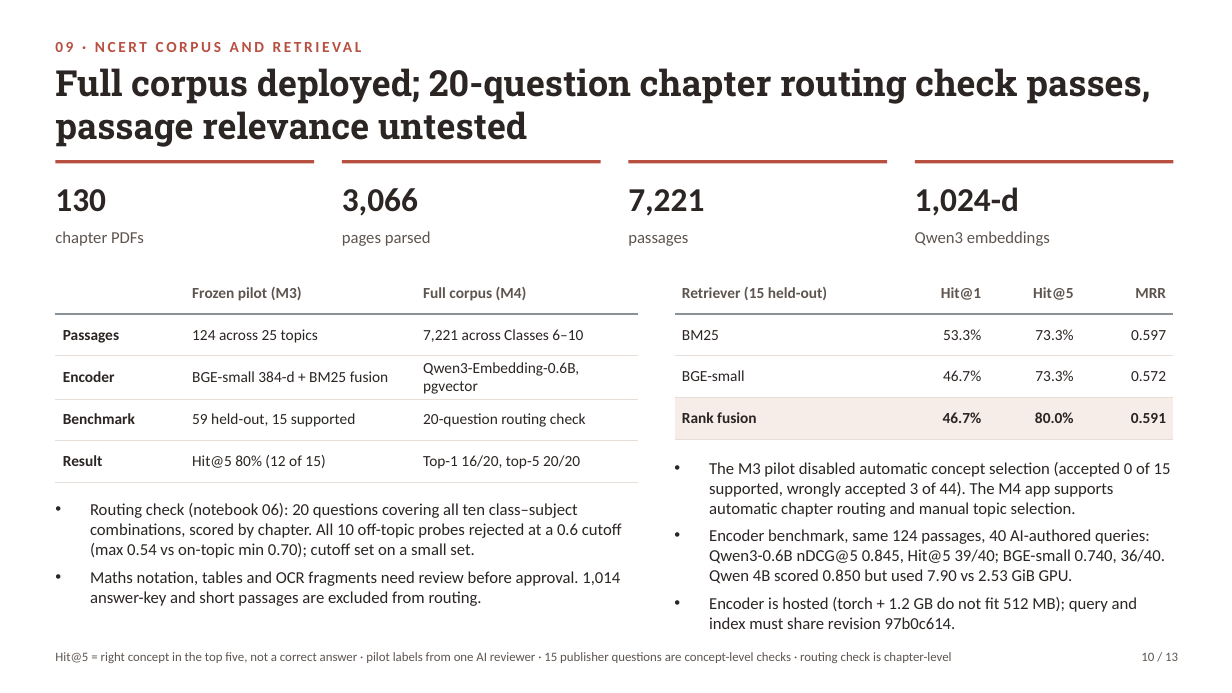
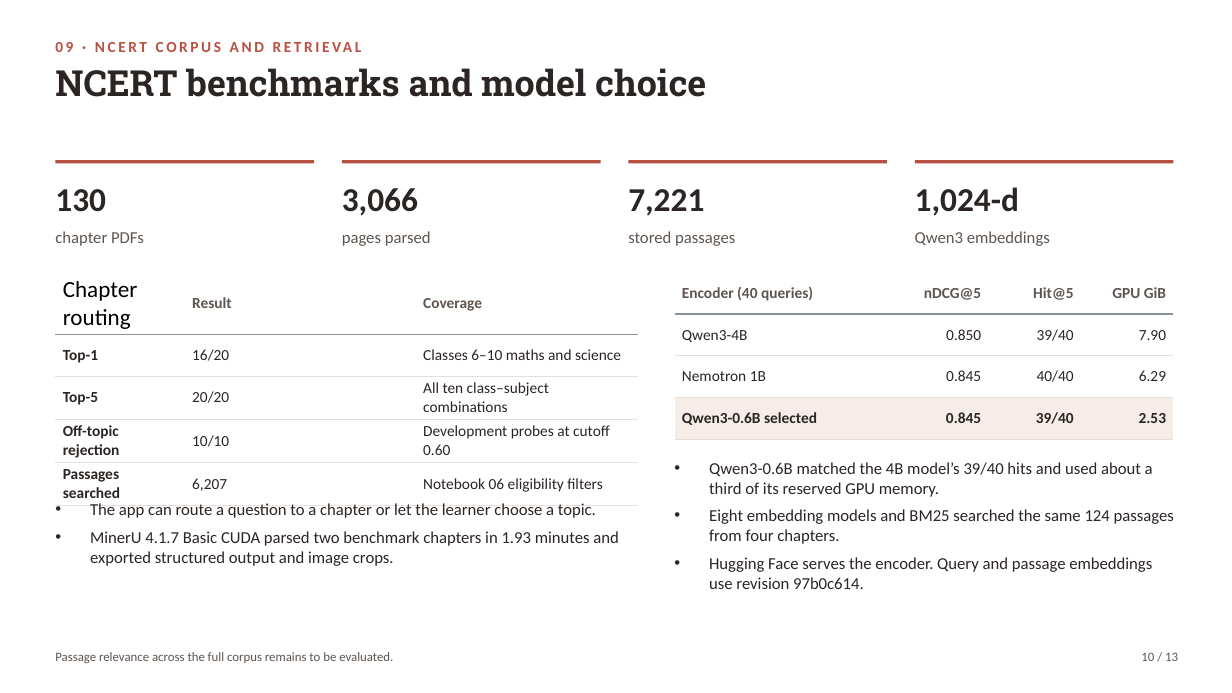
Before and after one commit to Hariomkr147/Group-2-DS-and-AI-Lab-Project, a slide deck: slide 10 of docs/milestone 4/M4_Presentation.pptx. Drawn at 1232x693 pixels with LibreOffice and Linux fonts; fonts in the diff are those of the drawing. Boxes give left, top, right and bottom in pixels: in the first picture for what was removed or moved away, otherwise in the second. Text is boxed around its words. In the diff, an @@ line names an element or a change of style, - is before the commit and + after.

Commit message:
review doc and updating signature

```diff
--- a/docs/milestone 4/M4_Presentation.pptx
+++ b/docs/milestone 4/M4_Presentation.pptx
@@ text at <box>55,68,706,97</box>: text changed @@
-Full corpus deployed; 20-question chapter routing check passes, passage relevance untested
+NCERT benchmarks and model choice
@@ text at <box>628,231,735,246</box>: text changed @@
-passages
+stored passages
@@ table at <box>55,273,638,502</box> @@
-row 1:  | Frozen pilot (M3) | Full corpus (M4)
+row 1: Chapter routing | Result | Coverage
-row 2: Passages | 124 across 25 topics | 7,221 across Classes 6–10
+row 2: Top-1 | 16/20 | Classes 6–10 maths and science
-row 3: Encoder | BGE-small 384-d + BM25 fusion | Qwen3-Embedding-0.6B, pgvector
+row 3: Top-5 | 20/20 | All ten class–subject combinations
-row 4: Benchmark | 59 held-out, 15 supported | 20-question routing check
+row 4: Off-topic rejection | 10/10 | Development probes at cutoff 0.60
-row 5: Result | Hit@5 80% (12 of 15) | Top-1 16/20, top-5 20/20
+row 5: Passages searched | 6,207 | Notebook 06 eligibility filters
@@ table at <box>675,273,1174,439</box> @@
-row 1: Retriever (15 held-out) | Hit@1 | Hit@5 | MRR
+row 1: Encoder (40 queries) | nDCG@5 | Hit@5 | GPU GiB
-row 2: BM25 | 53.3% | 73.3% | 0.597
+row 2: Qwen3-4B | 0.850 | 39/40 | 7.90
-row 3: BGE-small | 46.7% | 73.3% | 0.572
+row 3: Nemotron 1B | 0.845 | 40/40 | 6.29
-row 4: Rank fusion | 46.7% | 80.0% | 0.591
+row 4: Qwen3-0.6B selected | 0.845 | 39/40 | 2.53
@@ text at <box>709,462,1174,589</box>: text changed @@
-• The M3 pilot disabled automatic concept selection (accepted 0 of 15 supported, wrongly accepted 3 of 44). The M4 app supports automatic chapter routing and manual topic selection.
-• Encoder benchmark, same 124 passages, 40 AI-authored queries: Qwen3-0.6B nDCG@5 0.845, Hit@5 39/40; BGE-small 0.740, 36/40. Qwen 4B scored 0.850 but used 7.90 vs 2.53 GiB GPU.
-• Encoder is hosted (torch + 1.2 GB do not fit 512 MB); query and index must share revision 97b0c614.
+• Qwen3-0.6B matched the 4B model’s 39/40 hits and used about a third of its reserved GPU memory.
+• Eight embedding models and BM25 searched the same 124 passages from four chapters.
+• Hugging Face serves the encoder. Query and passage embeddings use revision 97b0c614.
@@ text at <box>90,503,619,566</box>: text changed @@
-• Routing check (notebook 06): 20 questions covering all ten class–subject combinations, scored by chapter. All 10 off-topic probes rejected at a 0.6 cutoff (max 0.54 vs on-topic min 0.70); cutoff set on a small set.
-• Maths notation, tables and OCR fragments need review before approval. 1,014 answer-key and short passages are excluded from routing.
+• The app can route a question to a chapter or let the learner choose a topic.
+• MinerU 4.1.7 Basic CUDA parsed two benchmark chapters in 1.93 minutes and exported structured output and image crops.
@@ text at <box>55,652,393,663</box>: text changed @@
-Hit@5 = right concept in the top five, not a correct answer · pilot labels from one AI reviewer · 15 publisher questions are concept-level checks · routing check is chapter-level
+Passage relevance across the full corpus remains to be evaluated.
```
Also in this commit, not shown: 12 other slides changed, 6 other files.
